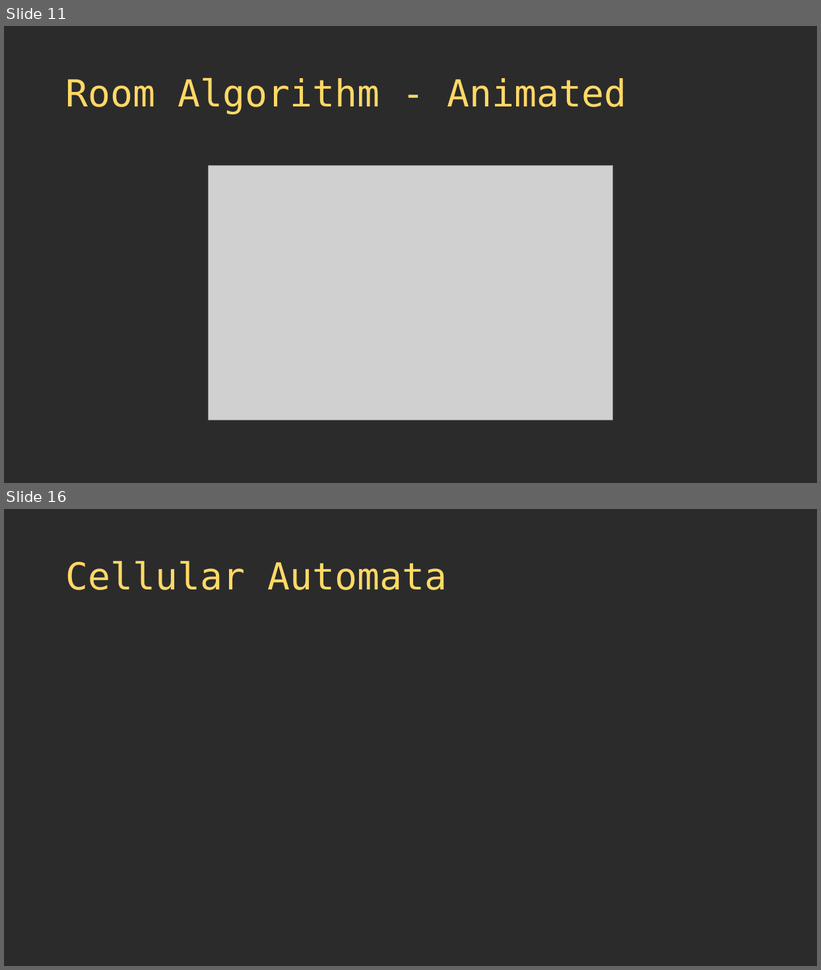
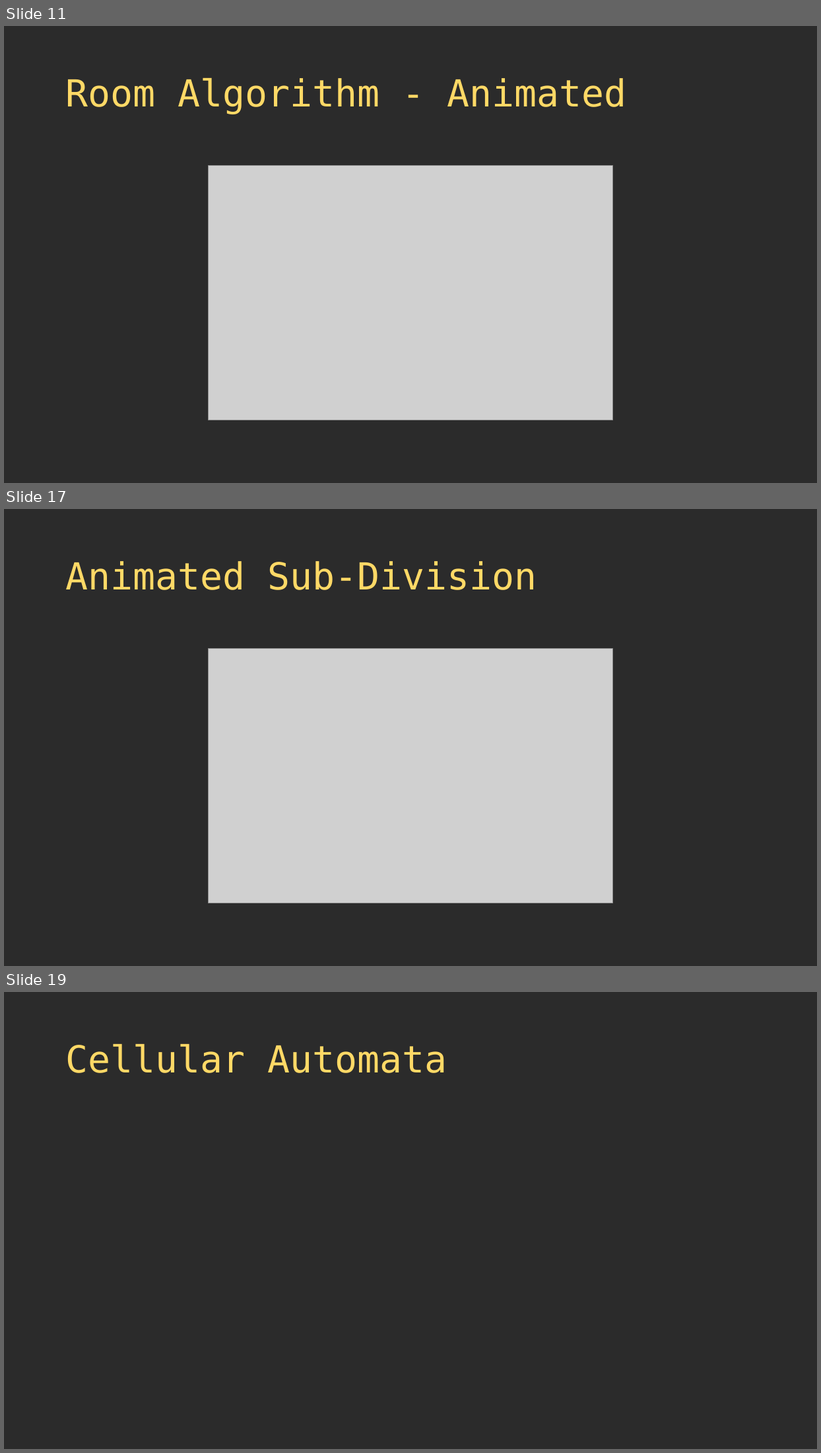
Before and after one commit to thebracket/roguelike-celebration-2020, a slide deck: Procedural Map Generation Techniques.pptx. Shown one above the other, each under a label of ours: slides 11 and 16 before the commit, slides 11, 17 and 19 after it; the slides between them are not shown. The pictures are 821x970 and 821x1453 pixels, drawn with LibreOffice and Linux fonts; fonts in the diff are those of the drawing; grey boxes stand for pictures; background and template pictures are left out; a plain dark background stands for a picture behind light text. Boxes give left, top, right and bottom in pixels: in the first picture for what was removed or moved away, otherwise in the second. Text is boxed around its words. In the diff, an @@ line names an element or a change of style, - is before the commit and + after.

```diff
--- a/Procedural Map Generation Techniques.pptx
+++ b/Procedural Map Generation Techniques.pptx
@@ slide 17 added at box(4, 509, 817, 966), background picture (left out) @@
@@ title added at box(66, 561, 537, 590), 44 pt, text #FFD966 @@
+Animated Sub-Division
@@ picture added at box(209, 649, 612, 904) @@
@@ what was slide 16 is now slide 19 @@
```
Also in this commit, not shown: 1 slide changed, 5 other slides added, 3 slides removed, 4 other files.
